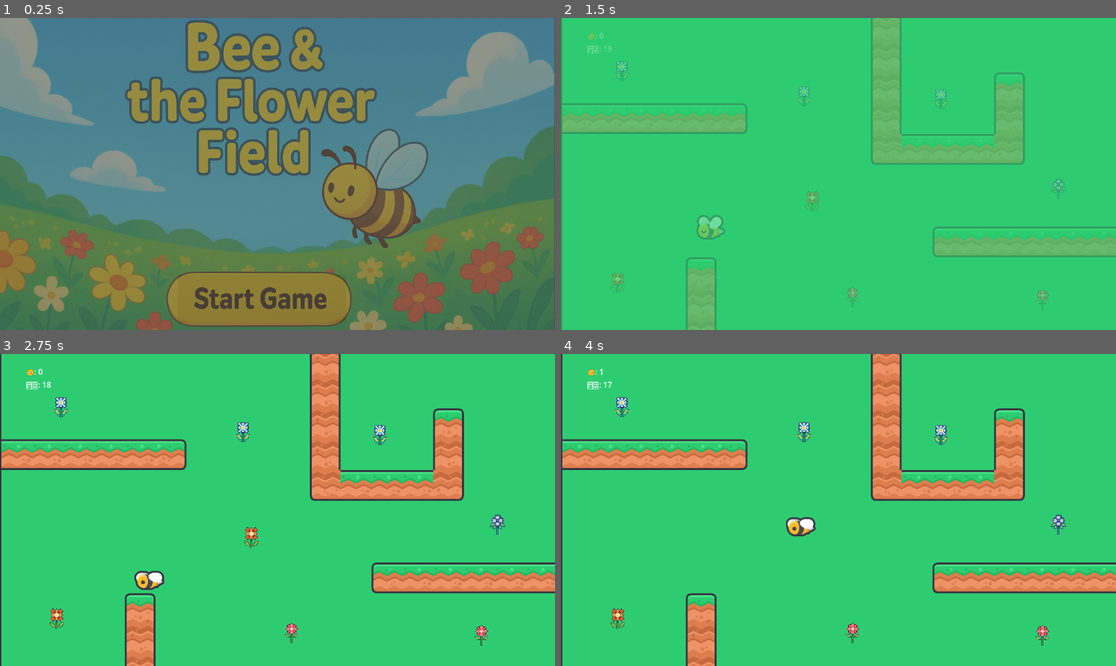
Above: before the commit, frames 1-4 (two rows, left to right).
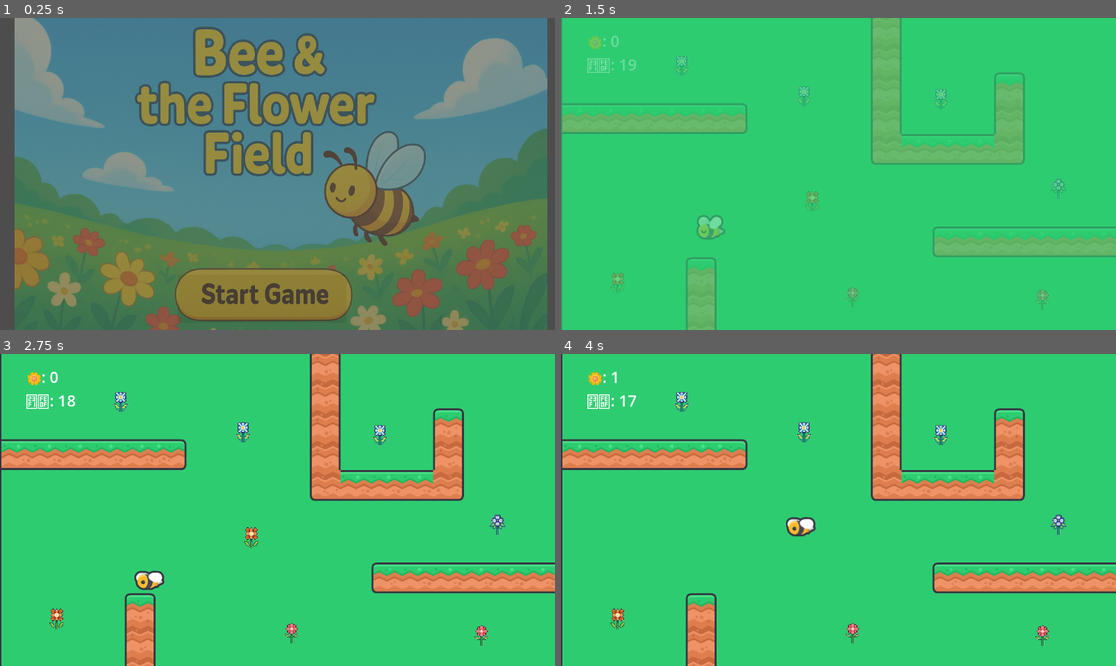
Above: after the commit, the same moments.

Repository: Lea-poh/SpringHunt
Game: Godot game, scene res://scenes/main.tscn
Same seed, same stepped clock (60 frames per second), same inputs: the game is played once before the commit and once after it.
Inputs (mouse positions are in pixels of both pictures, inside the frame that each line leads up to):
- Up to frame 1 (0.25 s): no input
- Up to frame 2 (1.5 s): hold Right (ui_right) 0.53-1.25 s; click (821, 298) at 1.25 s
- Up to frame 3 (2.75 s): hold Down (ui_down) from 2.03 s (still down)
- Up to frame 4 (4 s): release Down (ui_down) at 2.78 s; hold Right (ui_right) 2.78-3.53 s; hold Up (ui_up) from 3.53 s (still down)

The runs differ from the first frame. In frame 1, 23% of the frame differs, in the area x 0-100%, y 0-100%; in frame 2, 0.5%; in frame 3, 0.6%; in frame 4, 0.6%.

Commit message:
resize label

Diff:
--- a/scenes/Game.tscn
+++ b/scenes/Game.tscn
@@ -495,10 +495,12 @@
 
 [node name="FlowerCounter" type="Label" parent="Control/VBoxContainer"]
 layout_mode = 2
+theme_override_font_sizes/font_size = 32
 text = "🌼  0"
 
 [node name="TimerLabel" type="Label" parent="Control/VBoxContainer"]
 layout_mode = 2
+theme_override_font_sizes/font_size = 32
 
 [node name="ParallaxBackground" type="ParallaxBackground" parent="."]
 
@@ -552,7 +554,7 @@
 position = Vector2(410, -262)
 
 [node name="Flower8" parent="." instance=ExtResource("9_vmqsw")]
-position = Vector2(-252, -320)
+position = Vector2(-128, -331)
 
 [node name="GameTimer" type="Timer" parent="."]
 wait_time = 20.0
--- a/scenes/StartScreen.tscn
+++ b/scenes/StartScreen.tscn
@@ -36,8 +36,8 @@
 Get at least 5 flowers to win!"
 
 [node name="Sprite2D" type="Sprite2D" parent="."]
-position = Vector2(575.00006, 325.00003)
-scale = Vector2(0.75, 0.75)
+position = Vector2(583, 326)
+scale = Vector2(0.7197265, 0.71972656)
 texture = ExtResource("2_pswtb")
 
 [connection signal="pressed" from="Control/Button" to="." method="_on_button_pressed"]
